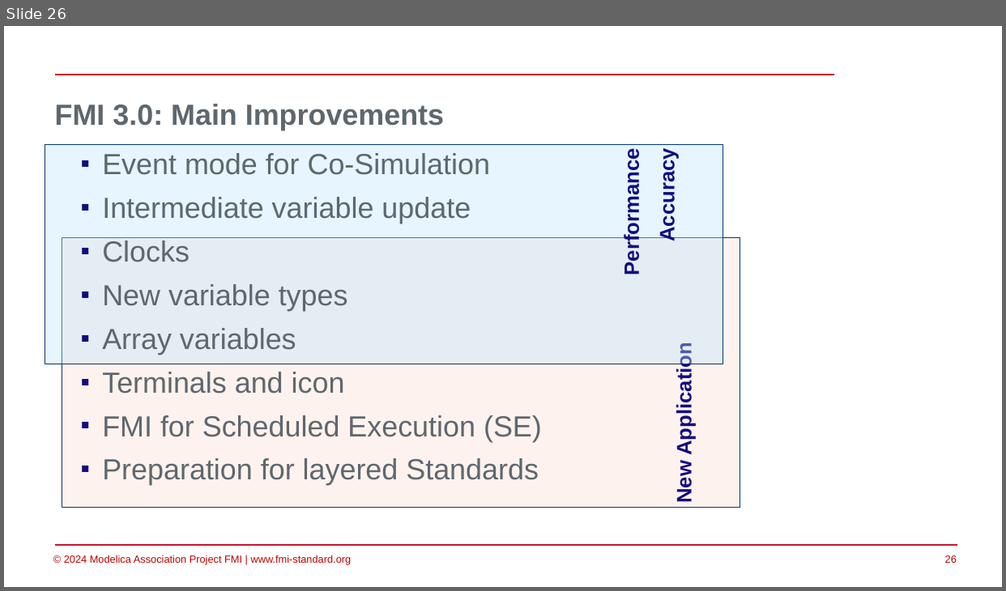
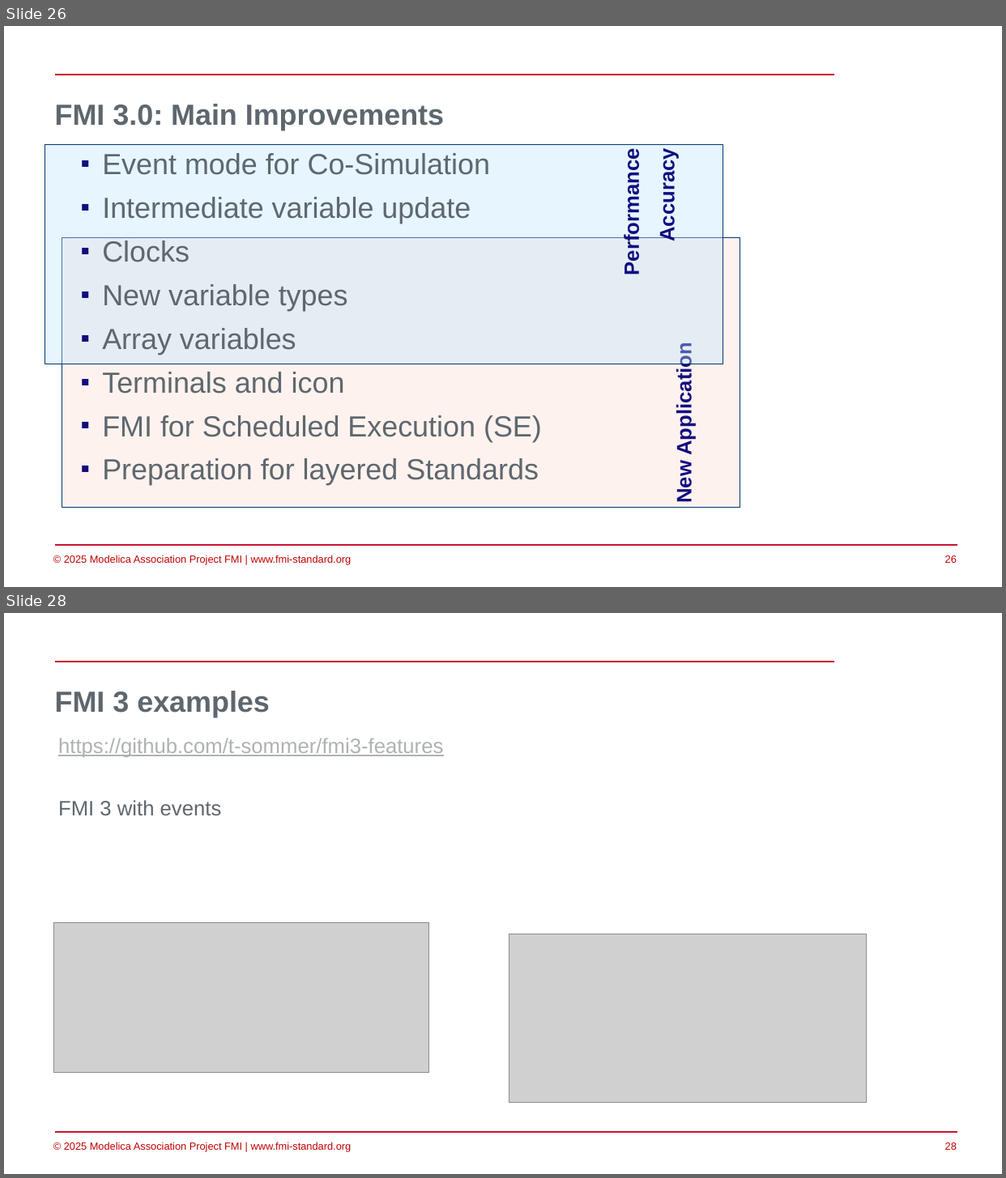
Before and after one commit to modelica/fmi-beginners-tutorial-2025, a slide deck: part1/Introduction-to-FMI.pptx. Shown one above the other, each under a label of ours: slide 26 before the commit, slides 26 and 28 after it; the slides between them are not shown. The pictures are 1006x591 and 1006x1178 pixels, drawn with LibreOffice and Linux fonts; fonts in the diff are those of the drawing; grey boxes stand for pictures; background and template pictures are left out. Boxes give left, top, right and bottom in pixels: in the first picture for what was removed or moved away, otherwise in the second. Text is boxed around its words. In the diff, an @@ line names an element or a change of style, - is before the commit and + after.

```diff
--- a/part1/Introduction-to-FMI.pptx
+++ b/part1/Introduction-to-FMI.pptx
@@ slide 28 added at <box>4,613,1002,1174</box>, background #FFFFFF; not listed: 4 template elements that a slide beside it also shows @@
@@ title added at <box>55,691,270,717</box>, 28 pt, text #5E676E, bold @@
+FMI 3 examples
@@ text added at <box>58,738,443,815</box>, 20 pt, text #AFB2B4, underline @@
+https://github.com/t-sommer/fmi3-features
+FMI 3 with events
@@ picture added at <box>54,923,429,1072</box> @@
@@ picture added at <box>509,934,867,1102</box> @@
@@ slide 26 changed as well @@
@@ text at <box>64,555,351,565</box>: text changed @@
-© 2024 Modelica Association Project FMI | www.fmi-standard.org
+© 2025 Modelica Association Project FMI | www.fmi-standard.org
```
Also in this commit, not shown: 30 other slides changed, 1 other slide added, 4 other files.
